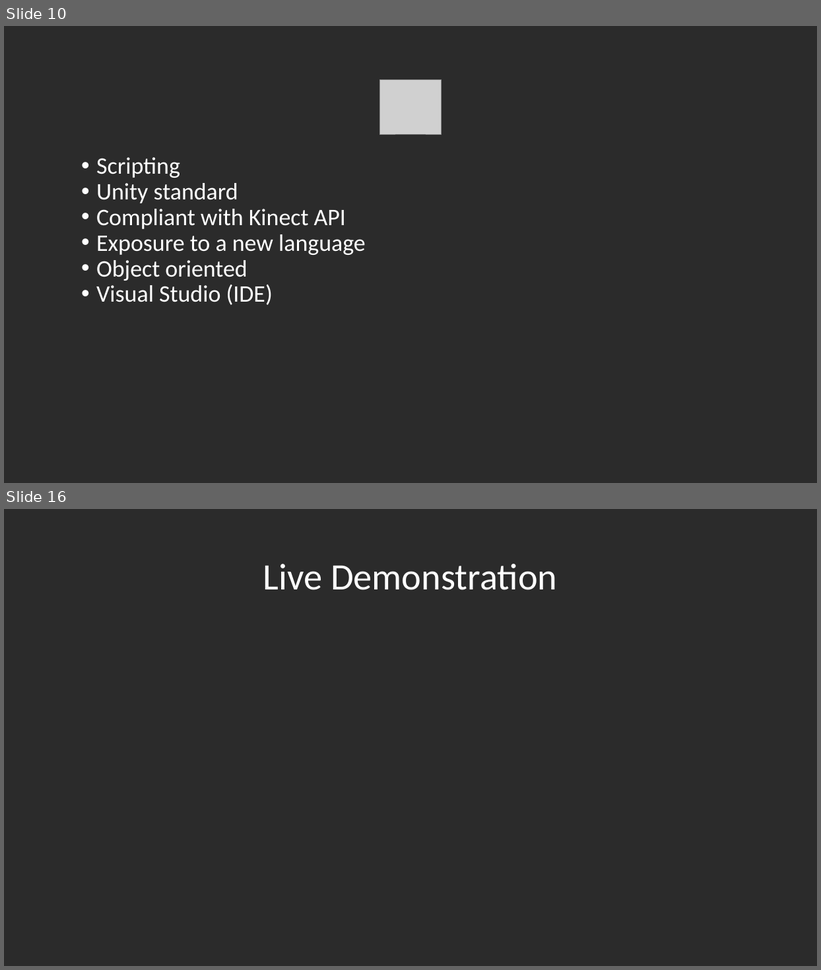
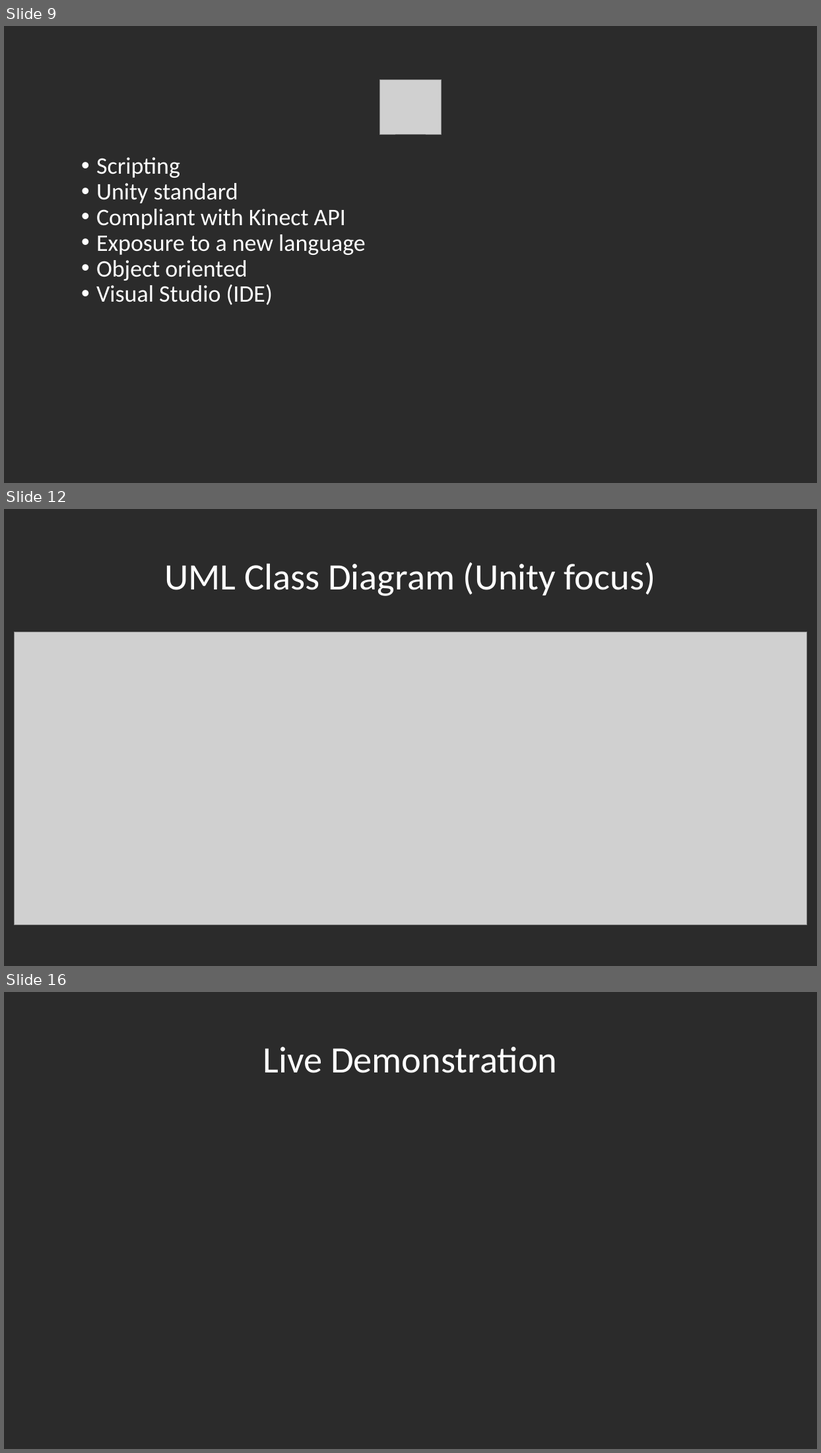
Before and after one commit to AJoshSims/3D-Gesture-Controlled-Pong, a slide deck: documents/presentations/spring.pptx. Shown one above the other, each under a label of ours: slides 10 and 16 before the commit, slides 9, 12 and 16 after it; the slides between them are not shown. The pictures are 821x970 and 821x1453 pixels, drawn with LibreOffice and Linux fonts; fonts in the diff are those of the drawing; grey boxes stand for pictures; background and template pictures are left out; a plain dark background stands for a picture behind light text. Boxes give left, top, right and bottom in pixels: in the first picture for what was removed or moved away, otherwise in the second. Text is boxed around its words. In the diff, an @@ line names an element or a change of style, - is before the commit and + after.

```diff
--- a/documents/presentations/spring.pptx
+++ b/documents/presentations/spring.pptx
@@ slide 12 added at (4, 509, 817, 966), background picture (left out) @@
@@ title added at (164, 562, 655, 596), 44 pt, text #FFFFFF @@
+UML Class Diagram (Unity focus)
@@ picture added at (15, 632, 807, 925) @@
@@ what was slide 10 is now slide 9 @@
```
Also in this commit, not shown: 5 slides changed, 2 other slides added, 2 slides removed, 27 other files.
